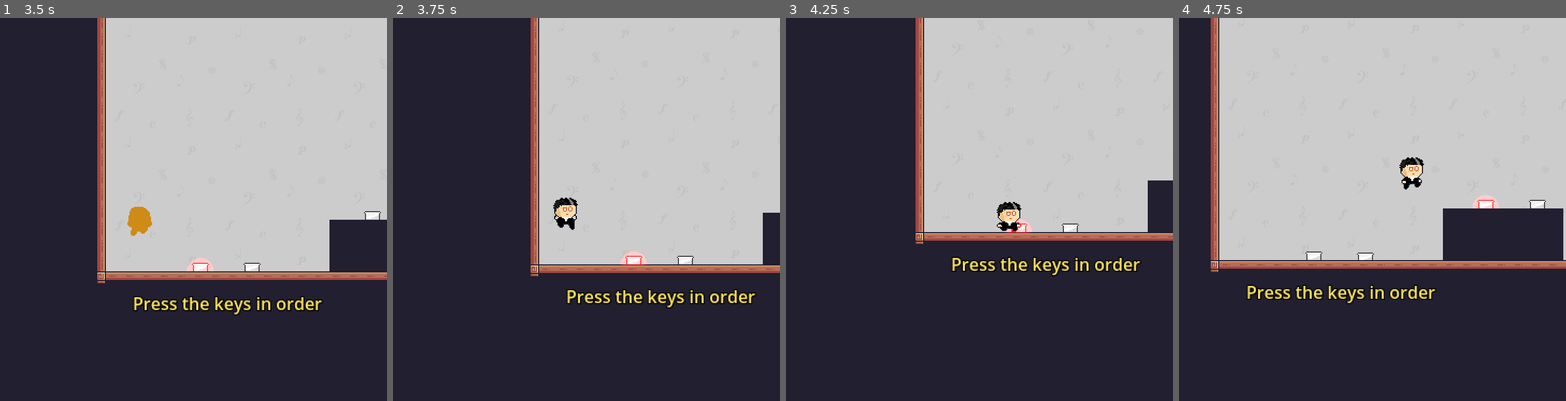
Above: before the commit, frames 1-4 (left to right).
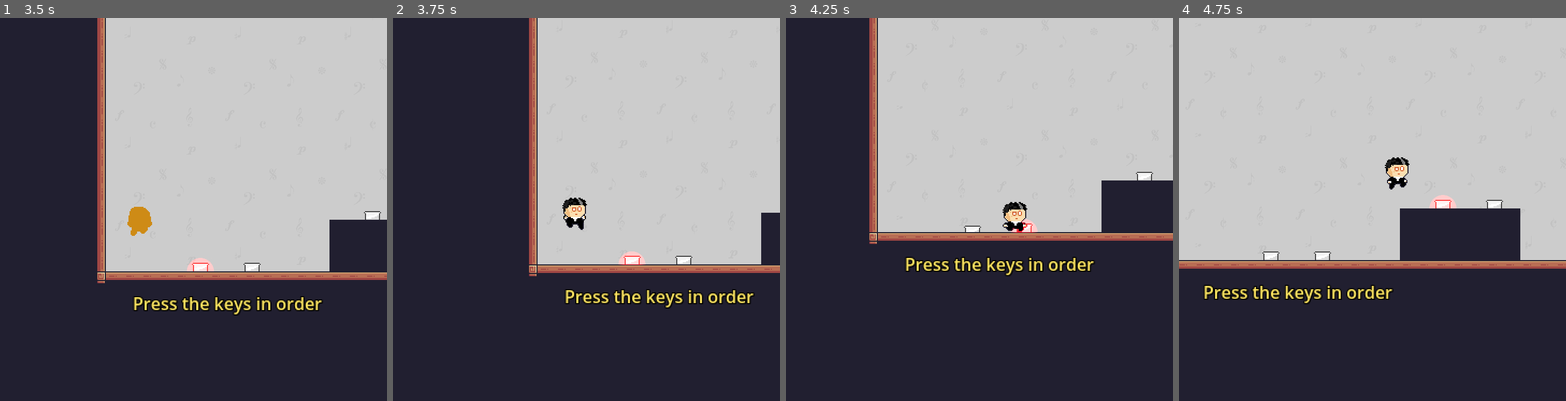
Above: after the commit, the same moments.

Repository: PascalGilbraith/Scale
Game: Godot game, scene res://main_menu.tscn
The game is run twice, just before and just after one commit, with the same random seed, the same clock (stepped at 60 frames per second) and the same inputs.
Inputs:
- Up to frame 1 (3.5 s): click "New Game" at 0.5 s; hold Right (ui_right) 1.28-2.78 s; tap Space (jump) at 1.52, 2.27 s; hold Left (ui_left) from 2.78 s (still down)
- Up to frame 2 (3.75 s): release Left (ui_left) at 3.53 s; hold Right (ui_right) from 3.53 s (still down)
- Up to frame 3 (4.25 s): keep holding Right (ui_right); tap Space (jump) at 3.77 s
- Up to frame 4 (4.75 s): keep holding Right (ui_right); tap Space (jump) at 4.52 s

Frame 1 is identical in both runs. In frame 2, 3.0% of the frame differs, in the area x 35-99%, y 0-76%; in frame 3, 12%; in frame 4, 13%, in the area x 0-100%, y 0-75%.

Commit message:
Reset velocity on spawn

Diff:
--- a/player.gd
+++ b/player.gd
@@ -108,6 +108,7 @@
 
 func spawn(spawn_position: Vector2):
 	position = spawn_position
+	velocity = Vector2(0,0)
 	sprite.play("appear")
 	timer_spawn.start()
 
